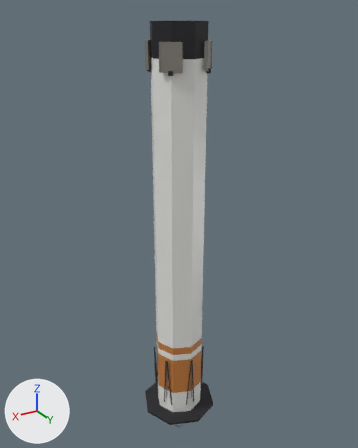
A saved change to the glTF model assets/rockets/new-glendale/s1.lo.glb.
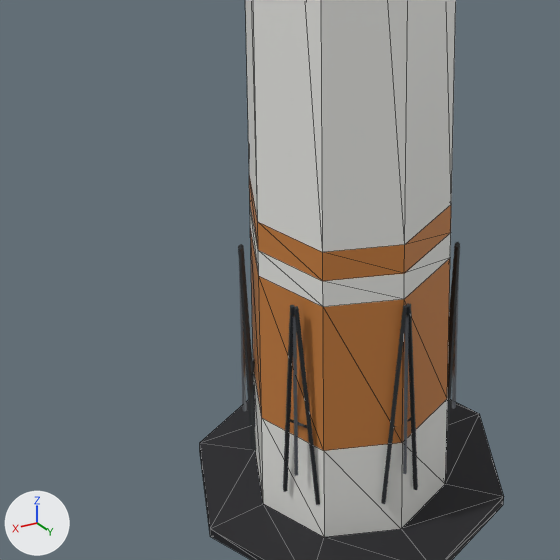
Old and new are each drawn whole from a 50 mm lens placed at (31.9, 53.2, 59.9), pointed at (-0.8, -1.2, 32.7) and again close up on the part from 28% to 63% of the width and 65% to 93% of the height. The axes (+X, +Y, +Z) are drawn at lower left. The lights are the same throughout. The first two pictures are the older version. The close-ups show mesh edges as thin lines. Where no turn or scale is listed for an object, it has been applied to the vertices.

Objects in the first close-up: 'leg_0.dark', 'leg_3.dark', 'leg_4.dark', 'leg_4.metal', 'leg_5.dark', 's1.dark', 's1.hull' and 3 more.
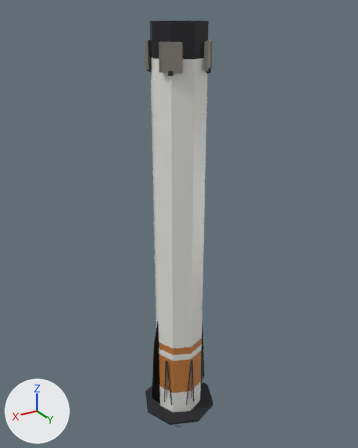
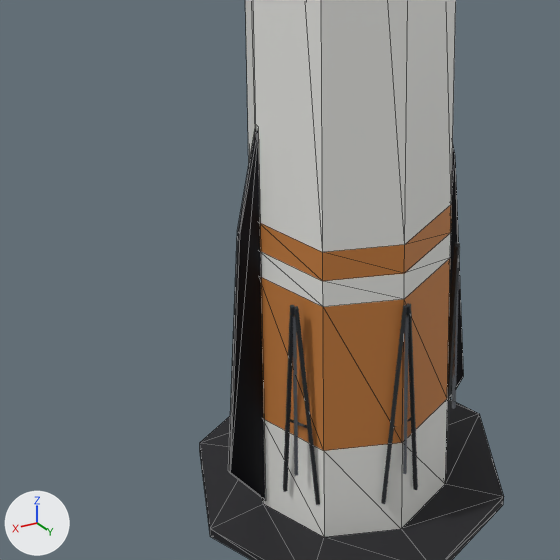
Changed parts and their boxes (x1, y1, x2, y2) in the close-ups (560 x 560 px):
'strake_0.metal', added: after (228, 127, 265, 500)
'strake_1.metal', added: after (449, 147, 464, 397)
'leg_0.dark', unchanged, covered by the edit: before (238, 244, 256, 452)

The change in detail:
Mesh me_strake_0_metal is new.
It has 8 vertices, 12 faces and spans x -0.09..0.09, y -0.01..0.01, z -1.0..1.0.
It uses material mat_or_metal.
Object 'strake_1.metal' (ob_strake_1_metal) is new; it shows me_strake_0_metal.
Its parent is ob_strake_1.
Its location is (4.125, 0.0, 11.25).
Its scale is (7.75, 7.75, 7.75).
Object 'strake_1' (ob_strake_1) is new.
Its parent is ob_s1.
Its location is (0.0, 0.0, 0.0).
Its rotation in degrees is (0, 0, 180).
Object 'strake_0.metal' (ob_strake_0_metal) is new; it shows me_strake_0_metal.
Its parent is ob_strake_0.
Its location is (4.125, 0.0, 11.25).
Its scale is (7.75, 7.75, 7.75).
Object 'strake_0' (ob_strake_0) is new.
Its parent is ob_s1.
Its location is (0.0, 0.0, 0.0).
